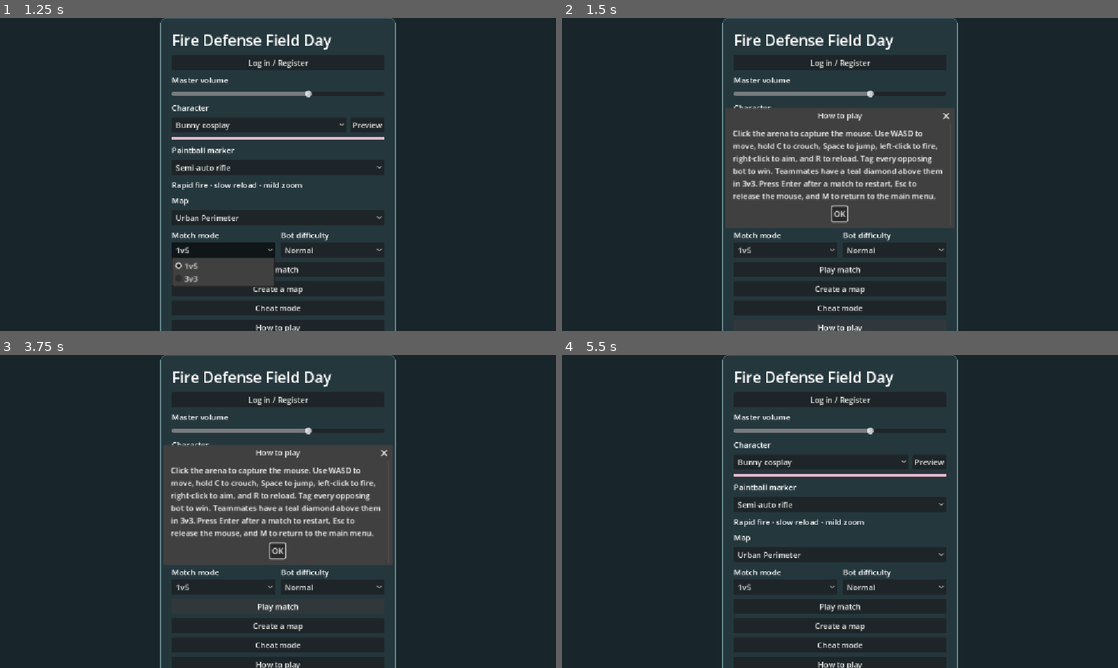
Above: before the commit, frames 1-4 (two rows, left to right).
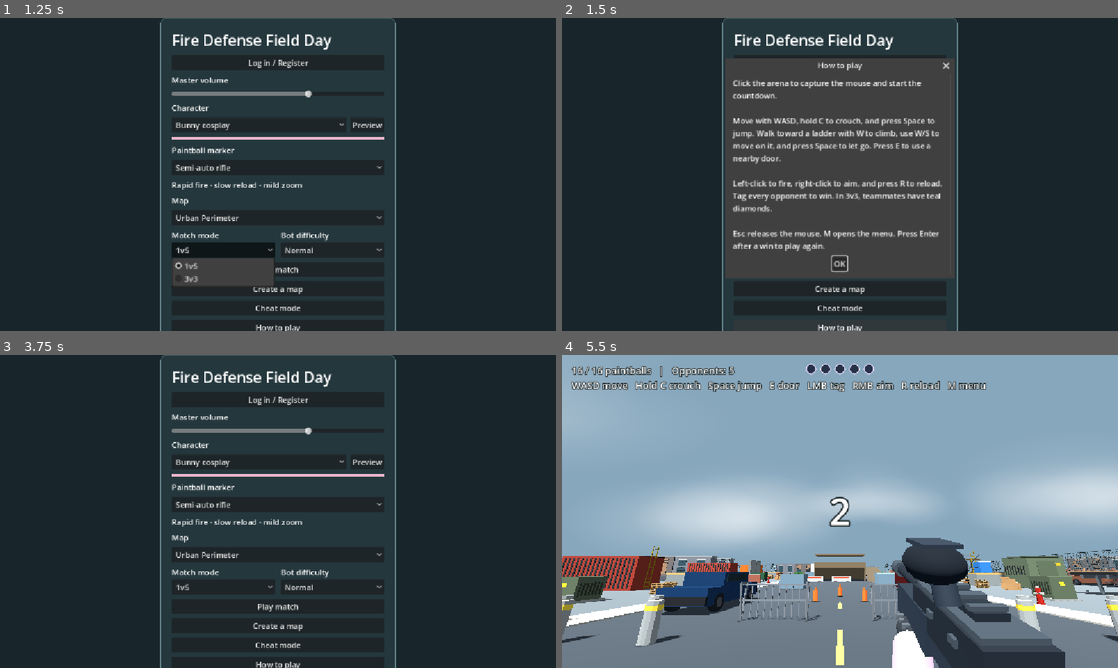
Above: after the commit, the same moments.

Repository: 302stang86/fdfd
Game: Godot game, scene res://menu.tscn
Two runs of this game, one before a commit and one after it. Both use one fixed random seed, a clock stepped at 60 frames per second and the inputs below.
Inputs (mouse positions are in pixels of both pictures, inside the frame that each line leads up to):
- Up to frame 1 (1.25 s): click "1v5" at 0.5 s
- Up to frame 2 (1.5 s): click "How to play" at 1.25 s
- Up to frame 3 (3.75 s): click "Normal" at 2 s; click "Normal" at 2.75 s; click "Play match" at 3.5 s
- Up to frame 4 (5.5 s): click "Play match" at 4.25 s; click (840, 552) at 5 s, where only the run before the commit has a clickable "OK"

Frame 1 is identical in both runs. In frame 2, 16% of the frame differs, in the area x 29-71%, y 12-84%; in frame 3, 15%; in frame 4, 94%, in the area x 0-100%, y 0-100%.

Commit message:
Remember match setup and document arena controls

Diff:
--- a/menu.gd
+++ b/menu.gd
@@ -82,7 +82,7 @@
 	home.add_child(character_row)
 	outfits.reparent(character_row)
 	outfits.size_flags_horizontal = Control.SIZE_EXPAND_FILL
-	outfits.select(5)
+	outfits.select(saved_option("outfit", 5, outfits.item_count))
 	var open_preview := Button.new()
 	open_preview.text = "Preview"
 	open_preview.pressed.connect(show_character_preview)
@@ -93,20 +93,23 @@
 	outfits.item_selected.connect(func(index: int): preview.color = Color(COLORS[index]))
 	preview.color = Color(COLORS[outfits.selected])
 	markers = picker("Paintball marker", MARKERS)
-	description = add_label(DESCRIPTIONS[0])
+	markers.select(saved_option("marker", 0, markers.item_count))
+	description = add_label(DESCRIPTIONS[markers.selected])
 	markers.item_selected.connect(func(index: int): description.text = DESCRIPTIONS[index])
 	maps = picker("Map", [])
 	refresh_maps()
 	var rules := HBoxContainer.new()
 	rules.add_theme_constant_override("separation", 12)
 	home.add_child(rules)
-	mode_picker = rules_picker(rules, "Match mode", ["1v5", "3v3"], 0)
-	difficulty_picker = rules_picker(rules, "Bot difficulty", ["Easy", "Normal", "Hard"], 1)
+	mode_picker = rules_picker(rules, "Match mode", ["1v5", "3v3"], saved_option("mode", 0, 2))
+	difficulty_picker = rules_picker(rules, "Bot difficulty", ["Easy", "Normal", "Hard"], saved_option("difficulty", 1, 3))
+	for option in [outfits, markers, maps, mode_picker, difficulty_picker]:
+		option.item_selected.connect(func(_index: int): save_match_setup())
 	add_button("Play match", play_match)
 	add_button("Create a map", open_editor)
 	add_button("Cheat mode", open_cheats)
 	add_button("How to play", func(): show_info("How to play",
-		"Click the arena to capture the mouse. Use WASD to move, hold C to crouch, Space to jump, left-click to fire, right-click to aim, and R to reload. Tag every opposing bot to win. Teammates have a teal diamond above them in 3v3. Press Enter after a match to restart, Esc to release the mouse, and M to return to the main menu."))
+		"Click the arena to capture the mouse and start the countdown.\n\nMove with WASD, hold C to crouch, and press Space to jump. Walk toward a ladder with W to climb, use W/S to move on it, and press Space to let go. Press E to use a nearby door.\n\nLeft-click to fire, right-click to aim, and press R to reload. Tag every opponent to win. In 3v3, teammates have teal diamonds.\n\nEsc releases the mouse. M opens the menu. Press Enter after a win to play again."))
 
 func add_label(value: String) -> Label:
 	var label := Label.new()
@@ -207,17 +210,39 @@
 	add_child(dialog)
 	dialog.popup_centered()
 
+func saved_option(key: String, fallback: int, count: int) -> int:
+	var index := int(settings.get_value("match", key, fallback))
+	return index if index >= 0 and index < count else fallback
+
+func save_match_setup() -> void:
+	settings.set_value("match", "outfit", outfits.selected)
+	settings.set_value("match", "marker", markers.selected)
+	settings.set_value("match", "mode", mode_picker.selected)
+	settings.set_value("match", "difficulty", difficulty_picker.selected)
+	settings.set_value("match", "map", maps.get_selected_metadata())
+	settings.save(CONFIG_FILE)
+
 func refresh_maps() -> void:
+	var selected: Variant = maps.get_selected_metadata()
+	if selected == null:
+		selected = settings.get_value("match", "map", "builtin:urban")
 	maps.clear()
 	maps.add_item("Field Day Arena")
+	maps.set_item_metadata(0, "builtin:field_day")
 	maps.add_item("Open Field")
+	maps.set_item_metadata(1, "builtin:open_field")
 	maps.add_item("Urban Perimeter")
+	maps.set_item_metadata(2, "builtin:urban")
 	var names := saved_maps.keys()
 	names.sort()
 	for title in names:
 		maps.add_item(title + " (local)")
-		maps.set_item_metadata(maps.item_count - 1, title)
+		maps.set_item_metadata(maps.item_count - 1, "local:" + title)
 	maps.select(2)
+	for index in range(maps.item_count):
+		if maps.get_item_metadata(index) == selected:
+			maps.select(index)
+			break
 
 func play_match() -> void:
 	arena = ARENA.instantiate()
@@ -228,7 +253,7 @@
 	arena.difficulty = difficulty_picker.selected
 	arena.cheats = cheats.duplicate()
 	if maps.selected >= 3:
-		arena.custom_layout = saved_maps[maps.get_selected_metadata()]
+		arena.custom_layout = saved_maps[String(maps.get_selected_metadata()).trim_prefix("local:")]
 	arena.menu_requested.connect(return_home)
 	hide()
 	add_child(arena)
@@ -319,8 +344,9 @@
 func select_saved_map(title: String) -> void:
 	refresh_maps()
 	for index in range(3, maps.item_count):
-		if maps.get_item_metadata(index) == title:
+		if maps.get_item_metadata(index) == "local:" + title:
 			maps.select(index)
+			save_match_setup()
 			break
 
 func on_editor_saved(title: String, layout: Dictionary) -> void:
